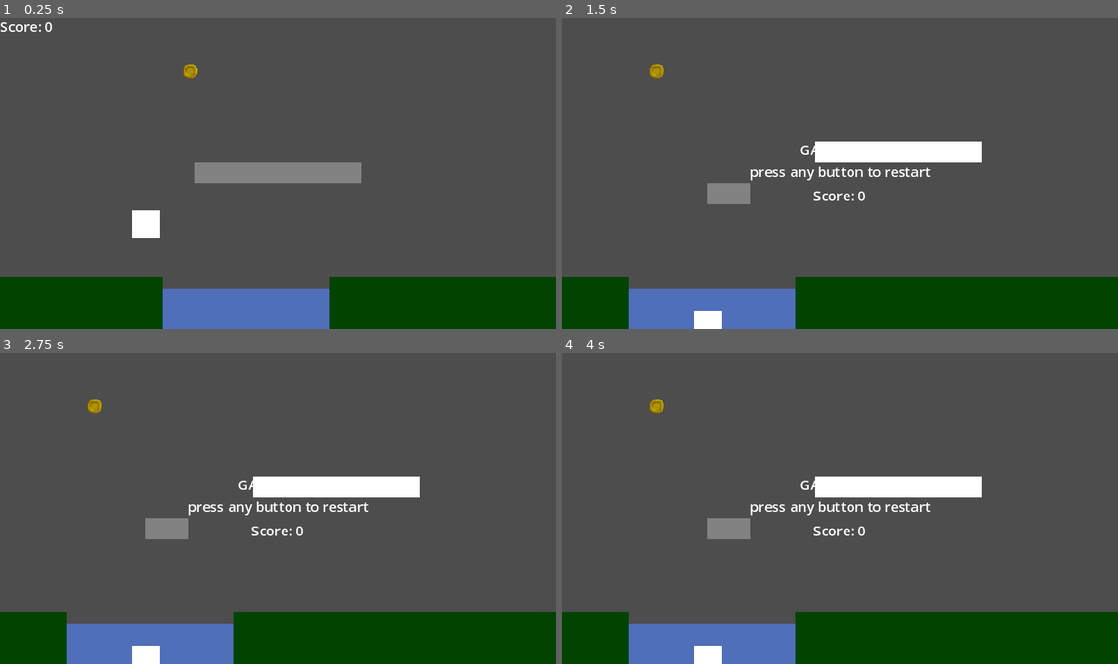
Above: before the commit, frames 1-4 (two rows, left to right).
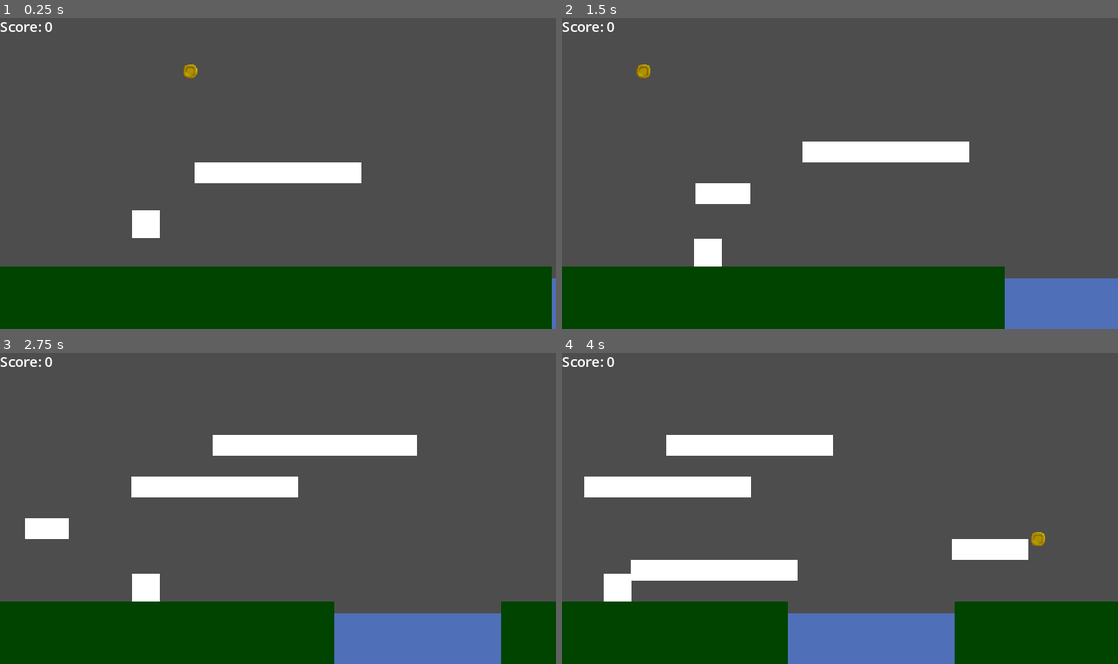
Above: after the commit, the same moments.

Repository: senseibobo/gmtk2023
Game: Godot game, scene res://game/game.tscn
Same seed, same stepped clock (60 frames per second), same inputs: the game is played once before the commit and once after it. Before the commit the project starts from res://game.tscn.
Inputs (mouse positions are in pixels of both pictures, inside the frame that each line leads up to):
- Up to frame 1 (0.25 s): no input
- Up to frame 2 (1.5 s): move the mouse to (962, 157) at 0.52 s; click (962, 157) at 0.6 s; tap S (select_jump_platform) at 0.77 s; move the mouse to (728, 189) at 1.27 s; click (728, 189) at 1.35 s
- Up to frame 3 (2.75 s): tap S (select_jump_platform) at 1.52 s; tap Enter at 2 s; move the mouse to (333, 440) at 2.02 s; hold D (select_regular_platform) from 2.03 s (still down); click (333, 440) at 2.3 s
- Up to frame 4 (4 s): tap Enter at 2.75, 3.5 s; move the mouse to (812, 570) at 2.77 s; release D (select_regular_platform) at 2.78 s; click (812, 570) at 2.85 s; tap S (select_jump_platform) at 3.02, 3.77 s; move the mouse to (1006, 555) at 3.52 s; click (1006, 555) at 3.6 s

The runs differ from the first frame. In frame 1, 10% of the frame differs, in the area x 0-100%, y 46-100%; in frame 2, 13%; in frame 3, 20%; in frame 4, 23%, in the area x 0-100%, y 1-100%.

Commit message:
added folders

Diff:
--- a/Game Over.gd
+++ /dev/null
@@ -1 +0,0 @@
-extends Area2D
--- a/Game.gd
+++ b/game/Game.gd
@@ -3,7 +3,7 @@
 @export var speed: float = 100.0
 var move_step: float = 0.0
 var water_counter: int = 0
-var next_water: int = randi()%4+8
+var next_water: int = randi()%4+15
 var water_width: int = 3
 var current_platform_selected: int = 0 # 0 - regular platform | 1 - jumping platform
 var max_coins: int = 3
@@ -28,10 +28,19 @@
 	$ColorRect.global_position = get_global_mouse_position()
 	$ColorRect.global_position.y = int(get_global_mouse_position().y)/y2*y2
 	$ColorRect.global_position.x -= place_platform_size.x/2.0
-	if Input.is_action_just_pressed("place_platform"):
+	var rect: Rect2 = $ColorRect.get_global_rect()
+	var valid = true
+	for p in 4:
+		var ox = (p%2)*32-16
+		var oy = (p/2)*32-32
+		if rect.has_point(Global.hero.global_position+Vector2(ox,oy)):
+			valid = false
+			break
+	$ColorRect.color = Color.WHITE if valid else Color.RED
+	if valid and Input.is_action_just_pressed("place_platform"):
 		var platform
-		if current_platform_selected == 0: platform = preload("res://Platform.tscn").instantiate()
-		elif current_platform_selected == 1: platform = preload("res://Jump Platform.tscn").instantiate()
+		if current_platform_selected == 0: platform = preload("res://game/platforms/Platform.tscn").instantiate()
+		elif current_platform_selected == 1: platform = preload("res://game/platforms/Jump Platform.tscn").instantiate()
 
 		$Moving.add_child(platform)
 		platform.global_position = $ColorRect.global_position
@@ -51,24 +60,24 @@
 	if water_counter > next_water:
 		if water_counter == next_water + 1:
 			water_width = 2+randi()%2
-		block = preload("res://Water.tscn").instantiate()
+		block = preload("res://game/world/Water.tscn").instantiate()
 		#VODU DA URADIM
 		water_width -= 1
 		if water_width == 0:
 			water_counter = 0
 			next_water = 7+randi()%3
 	else:
-		block = preload("res://grass.tscn").instantiate()
+		block = preload("res://game/world/grass.tscn").instantiate()
 	$Moving.add_child(block)
 	block.global_position.x = 1300-move_step
-	block.global_position.y = 300
+	block.global_position.y = 288
 	next_coin -= 1
 	if next_coin <= 0:
 		spawn_coin(1300-move_step-block_spacing/2)
 		next_coin = 10+randi()%10
 
 func spawn_coin(x_position: float):
-	var coin = preload("res://coin.tscn").instantiate()
+	var coin = preload("res://game/world/coin.tscn").instantiate()
 	$Moving.add_child(coin)
 	coin.global_position = Vector2(x_position,randf_range(20,300))
 	coins_spawned_counter += 1
--- a/game.tscn
+++ b/game/game.tscn
@@ -1,15 +1,15 @@
 [gd_scene load_steps=5 format=3 uid="uid://v5rec5tea6rr"]
 
-[ext_resource type="Script" path="res://Game.gd" id="1_0w5nu"]
-[ext_resource type="PackedScene" uid="uid://mcdv3twmuodh" path="res://Hero.tscn" id="2_qt7xd"]
-[ext_resource type="Script" path="res://Game Over.gd" id="3_clqii"]
+[ext_resource type="Script" path="res://game/Game.gd" id="1_dydng"]
+[ext_resource type="PackedScene" uid="uid://mcdv3twmuodh" path="res://game/hero/Hero.tscn" id="2_x7yqc"]
+[ext_resource type="Script" path="res://game/world/Game Over.gd" id="3_j3yf2"]
 
 [sub_resource type="SegmentShape2D" id="SegmentShape2D_rpryy"]
 a = Vector2(0.5, -0.384615)
 b = Vector2(-3.05176e-05, 18.8)
 
 [node name="Game" type="Node2D"]
-script = ExtResource("1_0w5nu")
+script = ExtResource("1_dydng")
 
 [node name="Moving" type="Node2D" parent="."]
 
@@ -18,13 +18,13 @@
 offset_bottom = 24.0
 color = Color(1, 1, 1, 0.301961)
 
-[node name="Hero" parent="." instance=ExtResource("2_qt7xd")]
+[node name="Hero" parent="." instance=ExtResource("2_x7yqc")]
 position = Vector2(168, 225)
 
 [node name="Game Over Collision" type="Area2D" parent="." groups=["WorldBorder"]]
 collision_layer = 0
 collision_mask = 2
-script = ExtResource("3_clqii")
+script = ExtResource("3_j3yf2")
 
 [node name="LeftCollisionLine" type="CollisionShape2D" parent="Game Over Collision"]
 position = Vector2(-50, 0)
--- a/Hero.gd
+++ b/game/hero/Hero.gd
@@ -6,6 +6,7 @@
 var gravity = 900
 
 func _ready():
+	Global.hero = self
 	Global.game_over_signal.connect($UI.hide)
 
 func _physics_process(delta):
--- a/Hero.tscn
+++ b/game/hero/Hero.tscn
@@ -1,6 +1,6 @@
 [gd_scene load_steps=3 format=3 uid="uid://mcdv3twmuodh"]
 
-[ext_resource type="Script" path="res://Hero.gd" id="1_jkltm"]
+[ext_resource type="Script" path="res://game/hero/Hero.gd" id="1_tf3s2"]
 
 [sub_resource type="RectangleShape2D" id="RectangleShape2D_cu73b"]
 size = Vector2(32, 32)
@@ -8,7 +8,7 @@
 [node name="Hero" type="CharacterBody2D" groups=["Player"]]
 collision_layer = 2
 collision_mask = 5
-script = ExtResource("1_jkltm")
+script = ExtResource("1_tf3s2")
 
 [node name="ColorRect" type="ColorRect" parent="."]
 offset_left = -16.0
--- a/Jump Platform.tscn
+++ b/game/platforms/Jump Platform.tscn
@@ -1,31 +1,31 @@
 [gd_scene load_steps=4 format=3 uid="uid://ce0wgbb4ru76f"]
 
-[ext_resource type="Script" path="res://Jump Platform.gd" id="1_8p5rf"]
+[ext_resource type="Script" path="res://game/platforms/Jump Platform.gd" id="1_6fgde"]
 
 [sub_resource type="RectangleShape2D" id="RectangleShape2D_51dhp"]
-size = Vector2(26.5, 29.5)
+size = Vector2(34.25, 17)
 
 [sub_resource type="RectangleShape2D" id="RectangleShape2D_bbgsd"]
-size = Vector2(50, 30)
+size = Vector2(50, 24)
 
 [node name="Jump Platform" type="Area2D"]
 collision_layer = 0
 collision_mask = 2
 monitorable = false
-script = ExtResource("1_8p5rf")
+script = ExtResource("1_6fgde")
 
 [node name="ColorRect" type="ColorRect" parent="."]
 offset_right = 50.0
-offset_bottom = 30.0
+offset_bottom = 24.0
 
 [node name="CollisionShape2D" type="CollisionShape2D" parent="."]
-position = Vector2(37, -14.75)
+position = Vector2(33.125, -8.5)
 shape = SubResource("RectangleShape2D_51dhp")
 
 [node name="StaticBody2D" type="StaticBody2D" parent="."]
 
 [node name="CollisionShape2D" type="CollisionShape2D" parent="StaticBody2D"]
-position = Vector2(25, 15)
+position = Vector2(25, 12)
 shape = SubResource("RectangleShape2D_bbgsd")
 
 [connection signal="body_entered" from="." to="." method="_on_body_entered"]
--- /dev/null
+++ b/game/world/Game Over.gd
@@ -0,0 +1,6 @@
+extends Area2D
+
+
+
+func _on_body_entered(body):
+	Global.death()
--- a/Water.tscn
+++ b/game/world/Water.tscn
@@ -1,6 +1,6 @@
-[gd_scene load_steps=3 format=3 uid="uid://cy8hnivjmxo8e"]
+[gd_scene load_steps=3 format=3 uid="uid://dbtl2uhlch3ic"]
 
-[ext_resource type="Script" path="res://Water.gd" id="1_l4aor"]
+[ext_resource type="Script" path="res://game/world/Water.gd" id="1_pii0r"]
 
 [sub_resource type="RectangleShape2D" id="RectangleShape2D_pc8kw"]
 size = Vector2(64, 286)
@@ -9,7 +9,7 @@
 collision_layer = 0
 collision_mask = 2
 monitorable = false
-script = ExtResource("1_l4aor")
+script = ExtResource("1_pii0r")
 
 [node name="ColorRect" type="ColorRect" parent="."]
 offset_top = 14.0
--- a/coin.tscn
+++ b/game/world/coin.tscn
@@ -1,7 +1,7 @@
 [gd_scene load_steps=4 format=3 uid="uid://cea15qj48bcn2"]
 
-[ext_resource type="Script" path="res://coin.gd" id="1_ye3gv"]
-[ext_resource type="Texture2D" uid="uid://t5ii6gx3wpr3" path="res://coin.png" id="2_2nnfi"]
+[ext_resource type="Script" path="res://game/world/coin.gd" id="1_bp3mw"]
+[ext_resource type="Texture2D" uid="uid://t5ii6gx3wpr3" path="res://game/world/coin.png" id="2_r5x83"]
 
 [sub_resource type="CircleShape2D" id="CircleShape2D_h3et6"]
 radius = 5.49747
@@ -10,13 +10,13 @@
 modulate = Color(0.780392, 0.780392, 0, 1)
 collision_layer = 8
 collision_mask = 2
-script = ExtResource("1_ye3gv")
+script = ExtResource("1_bp3mw")
 
 [node name="CollisionShape2D" type="CollisionShape2D" parent="."]
 scale = Vector2(1.5, 1.5)
 shape = SubResource("CircleShape2D_h3et6")
 
 [node name="Sprite2D" type="Sprite2D" parent="."]
-texture = ExtResource("2_2nnfi")
+texture = ExtResource("2_r5x83")
 
 [connection signal="body_entered" from="." to="." method="_on_body_entered"]
--- a/Global.gd
+++ b/global/Global.gd
@@ -3,10 +3,11 @@
 signal game_over_signal
 
 var coin_count: int = 0
+var hero: CharacterBody2D
 
 func death():
 	game_over_signal.emit()
-	var gameover = preload("res://gameover.tscn").instantiate()
+	var gameover = preload("res://ui/gameover.tscn").instantiate()
 	get_tree().root.add_child(gameover)
 	get_tree().paused = true
 
--- a/project.godot
+++ b/project.godot
@@ -11,13 +11,13 @@
 [application]
 
 config/name="gmtk2023"
-run/main_scene="res://game.tscn"
+run/main_scene="res://game/game.tscn"
 config/features=PackedStringArray("4.1", "GL Compatibility")
 config/icon="res://icon.svg"
 
 [autoload]
 
-Global="*res://Global.gd"
+Global="*res://global/Global.gd"
 
 [display]
 
--- a/gameover.gd
+++ b/ui/gameover.gd
@@ -1,4 +1,4 @@
-extends Control
+extends CanvasLayer
 
 
 func _input(event):
--- a/gameover.tscn
+++ b/ui/gameover.tscn
@@ -1,19 +1,17 @@
-[gd_scene load_steps=2 format=3 uid="uid://dhwu55r5jpc8n"]
+[gd_scene load_steps=3 format=3 uid="uid://dhwu55r5jpc8n"]
 
-[ext_resource type="Script" path="res://gameover.gd" id="1_o8kue"]
+[ext_resource type="Script" path="res://ui/gameover.gd" id="1_r8278"]
 
-[node name="gameover" type="Control"]
+[sub_resource type="LabelSettings" id="LabelSettings_4ii4t"]
+outline_size = 4
+outline_color = Color(0, 0, 0, 1)
+
+[node name="gameover" type="CanvasLayer"]
 process_mode = 3
-layout_mode = 3
-anchors_preset = 15
-anchor_right = 1.0
-anchor_bottom = 1.0
-grow_horizontal = 2
-grow_vertical = 2
-script = ExtResource("1_o8kue")
+layer = 5
+script = ExtResource("1_r8278")
 
 [node name="VBoxContainer" type="VBoxContainer" parent="."]
-layout_mode = 1
 anchors_preset = 15
 anchor_right = 1.0
 anchor_bottom = 1.0
@@ -25,10 +23,12 @@
 layout_mode = 2
 text = "GAME OVER
 press any button to restart"
+label_settings = SubResource("LabelSettings_4ii4t")
 horizontal_alignment = 1
 vertical_alignment = 1
 
 [node name="Score" type="Label" parent="VBoxContainer"]
 layout_mode = 2
 text = "Score: 251204081"
+label_settings = SubResource("LabelSettings_4ii4t")
 horizontal_alignment = 1
Renamed: Jump Platform.gd -> game/platforms/Jump Platform.gd
Renamed: Platform.tscn -> game/platforms/Platform.tscn
Renamed: Water.gd -> game/world/Water.gd
Renamed: coin.gd -> game/world/coin.gd
Renamed: coin.png -> game/world/coin.png
Not shown, changed: game/world/coin.png.import
Renamed: grass.tscn -> game/world/grass.tscn
Binary file added: ui/slkscre.ttf
Not shown, added: ui/slkscre.ttf.import
